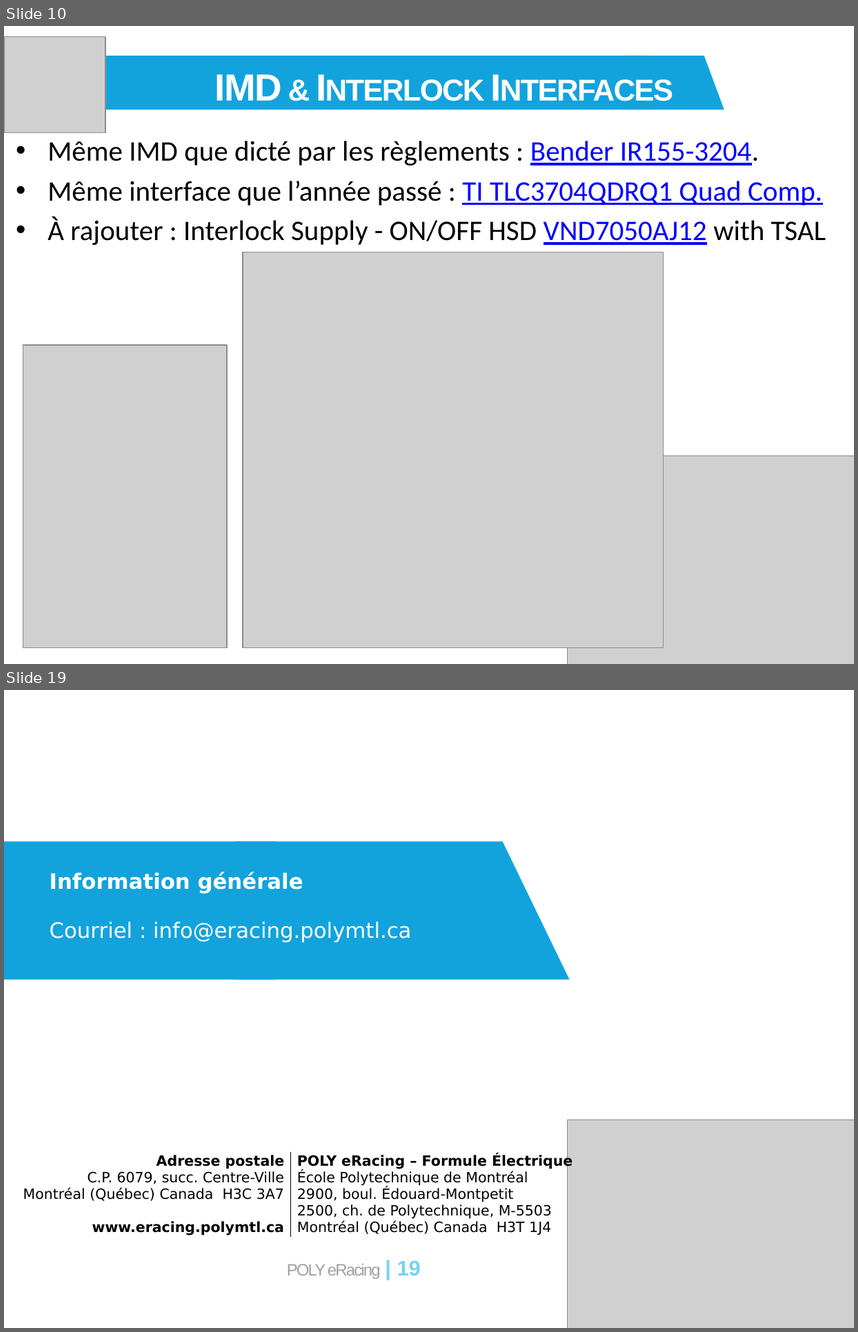
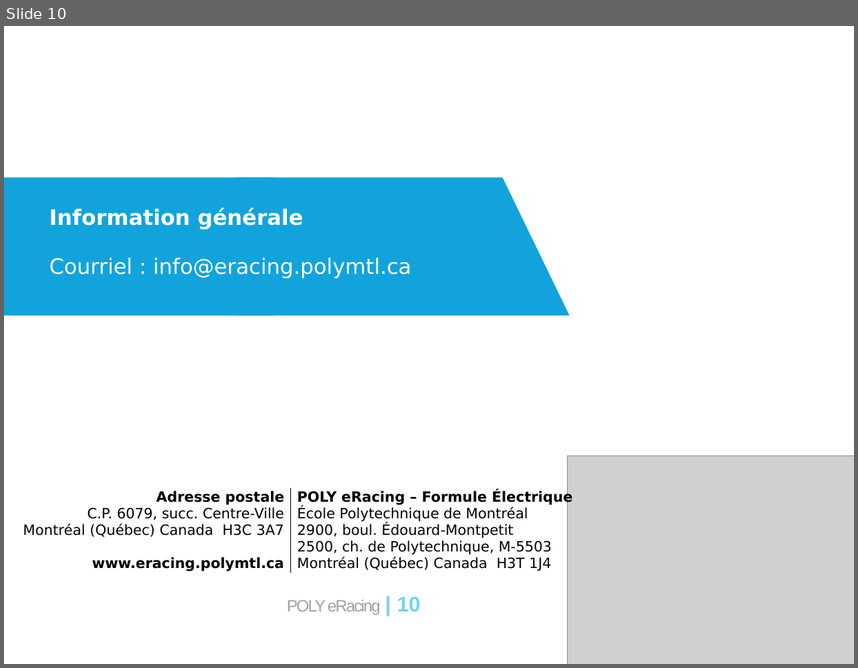
Before and after one commit to eRacing/DAQ, a slide deck: doc/DAQ_v3_DR1.pptx. Shown one above the other, each under a label of ours: slides 10 and 19 before the commit, slide 10 after it; the slides between them are not shown. The pictures are 858x1332 and 858x668 pixels, drawn with LibreOffice and Linux fonts; fonts in the diff are those of the drawing; grey boxes stand for pictures. Boxes give left, top, right and bottom in pixels: in the first picture for what was removed or moved away, otherwise in the second. Text is boxed around its words. In the diff, an @@ line names an element or a change of style, - is before the commit and + after.

```diff
--- a/doc/DAQ_v3_DR1.pptx
+++ b/doc/DAQ_v3_DR1.pptx
@@ slide 10 removed at bbox=[4, 26, 854, 664], background #FFFFFF @@
@@ picture removed at bbox=[4, 37, 105, 133] @@
@@ rectangle removed at bbox=[62, 56, 650, 110] @@
@@ flow chart manual input removed at bbox=[624, 56, 724, 110] @@
@@ text removed at bbox=[183, 74, 285, 241] @@
-IMD & Interlock Interfaces
@@ text removed at bbox=[47, 141, 826, 245] @@
-• Même IMD que dicté par les règlements : Bender IR155-3204.
-• Même interface que l’année passé : TI TLC3704QDRQ1 Quad Comp.
-• À rajouter : Interlock Supply - ON/OFF HSD VND7050AJ12 with TSAL
@@ picture removed at bbox=[243, 252, 664, 648] @@
@@ picture removed at bbox=[23, 345, 227, 648] @@
@@ picture removed at bbox=[568, 455, 854, 664] @@
@@ what was slide 19 is now slide 10 @@
@@ page number at bbox=[287, 596, 421, 615]: text changed @@
-POLY eRacing | 19
+POLY eRacing | 10
```
Also in this commit, not shown: 3 slides changed, 6 slides added, 14 other slides removed, 2 other files.
